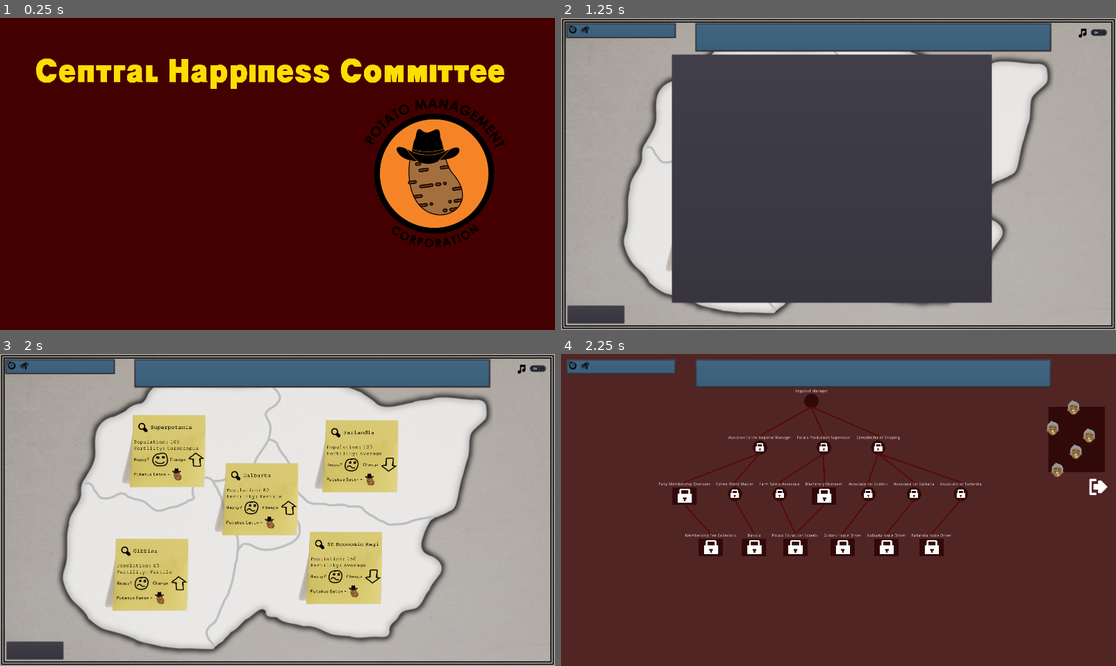
Above: before the commit, frames 1-4 (two rows, left to right).
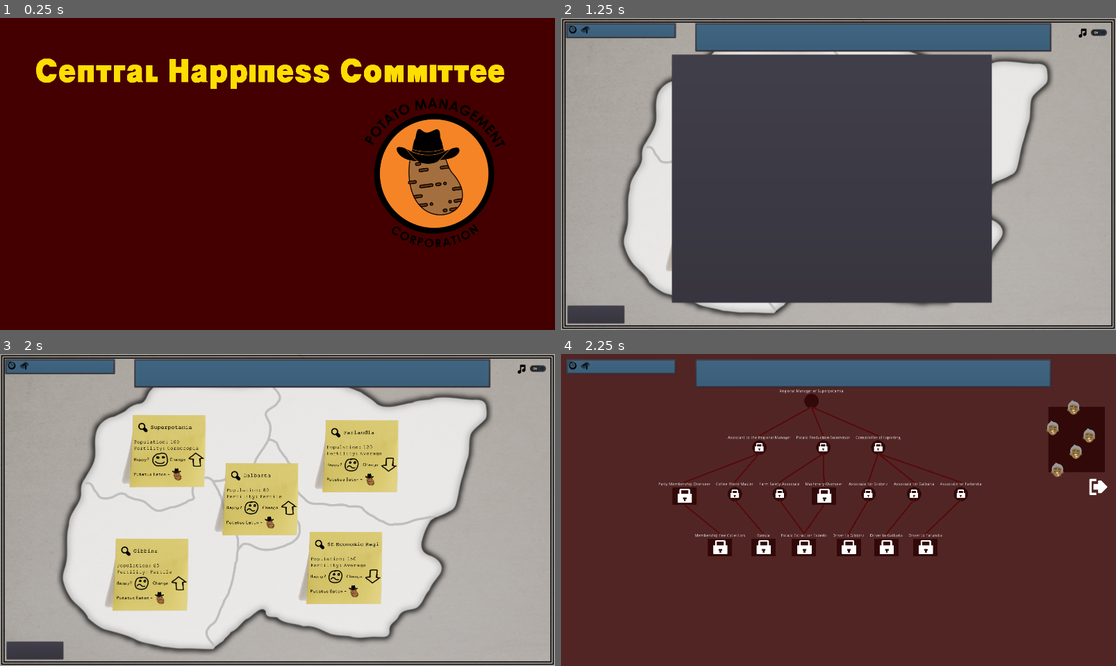
Above: after the commit, the same moments.

Repository: poohshoes/GMTK2020
Game: Godot game, scene res://Scenes/MainMenu.tscn
The game is run twice, just before and just after one commit, with the same random seed, the same clock (stepped at 60 frames per second) and the same inputs.
Inputs:
- Up to frame 1 (0.25 s): no input
- Up to frame 2 (1.25 s): click "New Game" at 0.5 s
- Up to frame 3 (2 s): click "OK" at 1.25 s
- Up to frame 4 (2.25 s): click "Superpotamia" at 2 s

Frames 1-3 are identical in both runs. In frame 4, 2.0% of the frame differs, in the area x 22-73%, y 11-65%.

Commit message:
Region Jobs changes.

Diff:
--- a/MultiJob.gd
+++ b/MultiJob.gd
@@ -57,6 +57,11 @@
 	var rect = $Background.get_rect()
 	rect.position.x += position.x
 	rect.position.y += position.y
+	var margin = 20
+	rect.position.x -= margin
+	rect.position.y -= margin
+	rect.size.x += 2 * margin
+	rect.size.y += 2 * margin
 	return rect.has_point(mouse)
 
 
--- a/RegionJobs.gd
+++ b/RegionJobs.gd
@@ -67,7 +67,7 @@
 	singleJobTemplate = load("res://SingleJob.tscn")
 	multiJobTemplate = load("res://MultiJob.tscn")
 
-	rootJob = get_single_job("Regional Manager", null, Global.SALARY_HIGH)
+	rootJob = get_single_job("Regional Manager of " + get_region_name(regionId), null, Global.SALARY_HIGH)
 	rootJob.unlock()
 
 	var assistant = get_single_job("Assistant to the Regional Manager", rootJob, Global.SALARY_LOW)
@@ -89,7 +89,7 @@
 	potatoFarmers.set_tooltip("Increase Potato Production")
 	extra_parent(potatoFarmers, potatoManager2)
 
-	var shippingManager = get_single_job("Comptroller of Shipping", rootJob, Global.SALARY_HIGH)
+	var shippingManager = get_single_job("Comptroller of Exporting", rootJob, Global.SALARY_HIGH)
 
 	for i in range(5):
 		potatoDrivers.append(null)
@@ -152,18 +152,20 @@
 	child.parents.append(parent)
 	parent.children.append(child)
 
-func setup_shipper(regionId, parent):
+func get_region_name(regionId):
 	var name = "NAME NOT FOUND"
-
 	var regions = find_parent("World").get_node("Regions").get_children()
 	var index = 0
 	for region in regions:
 		if index == regionId:
 			name = region.region_name
 		index += 1
-
+	return name
+
+func setup_shipper(regionId, parent):
+	var name = get_region_name(regionId)
 	var shipperManager = get_single_job("Associate for " + name, parent, Global.SALARY_MED)
-	potatoDrivers[regionId] = get_multi_job(name + " route Driver", shipperManager, Global.SALARY_LOW)
+	potatoDrivers[regionId] = get_multi_job("Driver to " + name, shipperManager, Global.SALARY_LOW)
 	potatoDrivers[regionId].set_tooltip("Transfer potatoes")
 
 func get_layout_sizes(node, height, width, depth):
--- a/SingleJob.gd
+++ b/SingleJob.gd
@@ -60,6 +60,11 @@
 	var rect = $Background.get_rect()
 	rect.position.x += position.x
 	rect.position.y += position.y
+	var margin = 20
+	rect.position.x -= margin
+	rect.position.y -= margin
+	rect.size.x += 2 * margin
+	rect.size.y += 2 * margin
 	return rect.has_point(mouse)
 
 #func _on_Background_mouse_entered():
